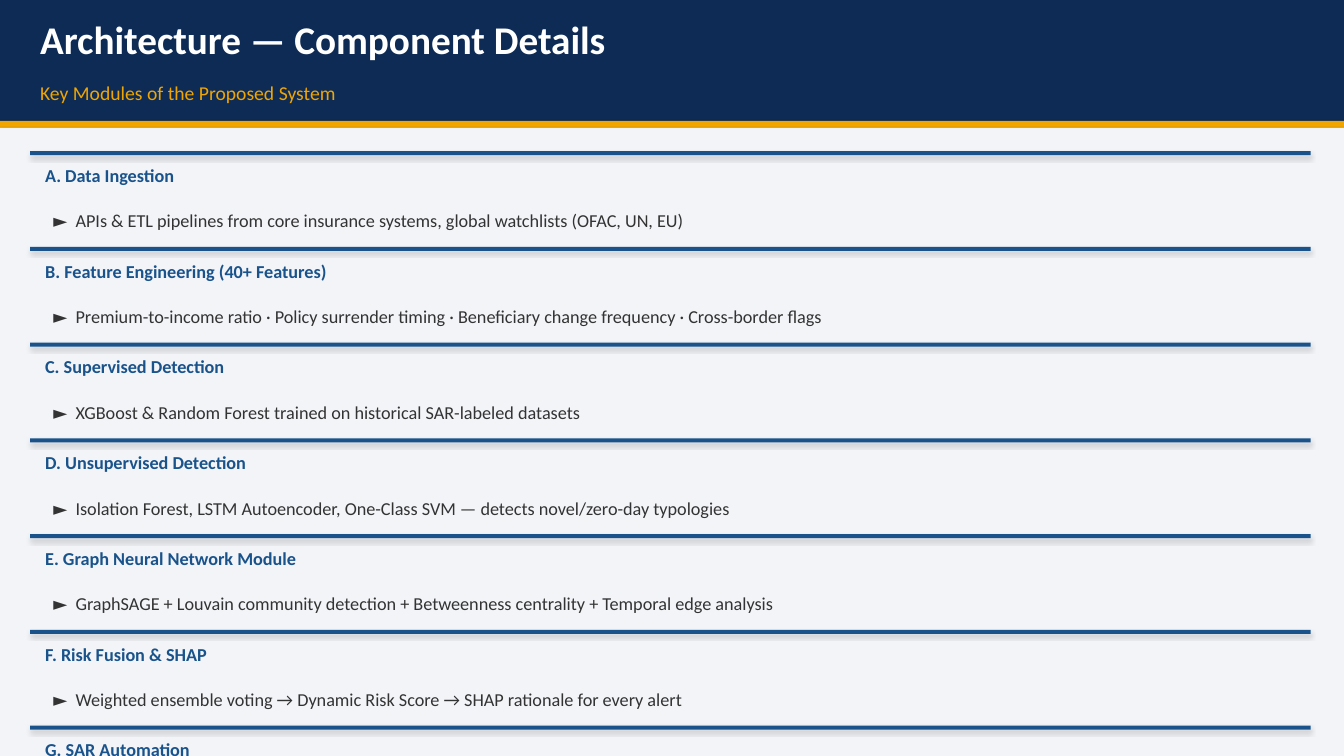
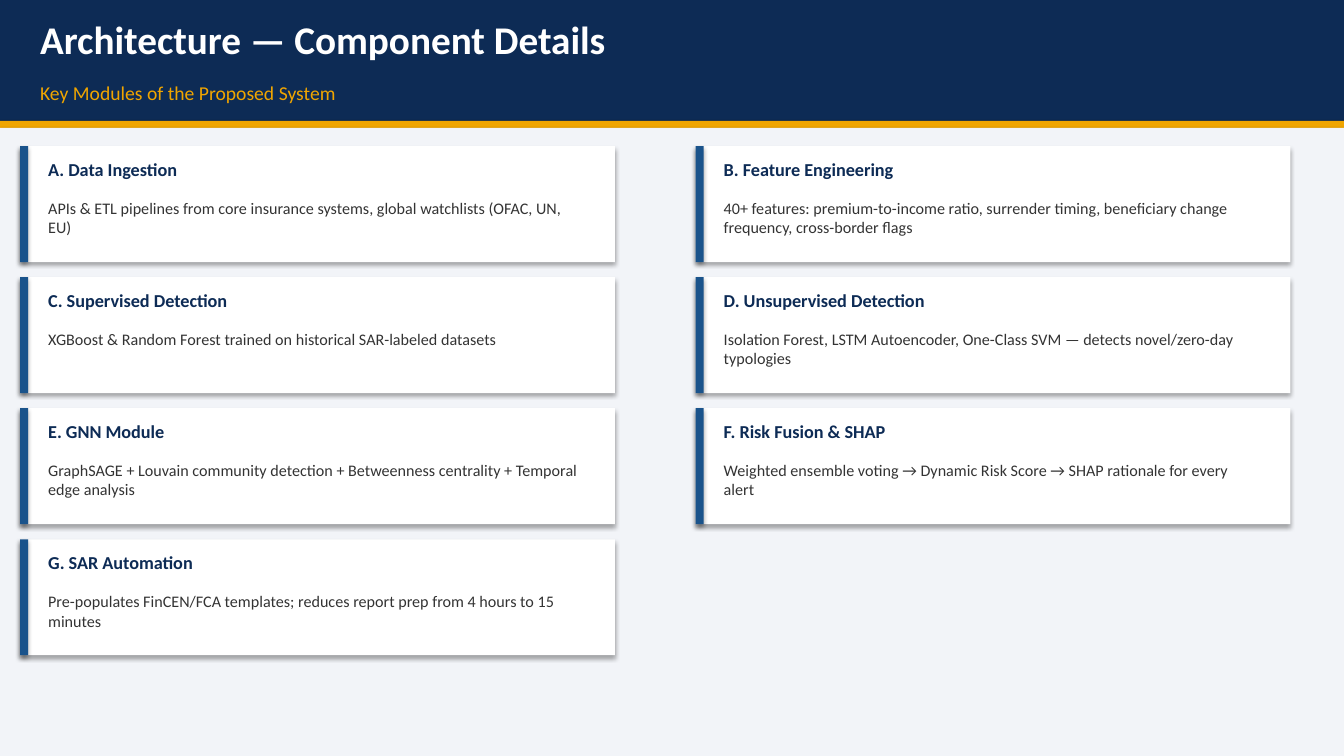
Before and after one commit to senthilsundars/hello-world, a slide deck: slide 13 of AML_Insurance_Presentation.pptx (slide 10 before the commit). Drawn at 1344x756 pixels with LibreOffice and Linux fonts; fonts in the diff are those of the drawing. Boxes give left, top, right and bottom in pixels: in the first picture for what was removed or moved away, otherwise in the second. Text is boxed around its words. In the diff, an @@ line names an element or a change of style, - is before the commit and + after.

```diff
--- a/AML_Insurance_Presentation.pptx
+++ b/AML_Insurance_Presentation.pptx
@@ rectangle: place and size @@
-rectangle at bbox=[30, 151, 1311, 155]
+rectangle at bbox=[20, 146, 615, 262]
@@ rectangle at bbox=[20, 146, 615, 262]: fill #1A538B to #FFFFFF @@
@@ rectangle added at bbox=[20, 146, 28, 262], fill #1A538B @@
@@ rectangle: place and size @@
-rectangle at bbox=[30, 247, 1311, 251]
+rectangle at bbox=[696, 146, 704, 262]
@@ rectangle added at bbox=[696, 146, 1291, 262], fill #FFFFFF @@
@@ text at bbox=[724, 163, 893, 179]: text changed; text colour #1A538B to #0D2B55 @@
-B. Feature Engineering (40+ Features)
+B. Feature Engineering
@@ text at bbox=[48, 202, 561, 235]: text changed; size 13 to 11.5 pt @@
-► APIs & ETL pipelines from core insurance systems, global watchlists (OFAC, UN, EU)
+APIs & ETL pipelines from core insurance systems, global watchlists (OFAC, UN, EU)
@@ text at bbox=[724, 203, 1227, 236]: text changed; size 13 to 11.5 pt @@
-► Premium-to-income ratio · Policy surrender timing · Beneficiary change frequency · Cross-border flags
+40+ features: premium-to-income ratio, surrender timing, beneficiary change frequency, cross-border flags
@@ rectangle: place and size @@
-rectangle at bbox=[30, 439, 1311, 443]
+rectangle at bbox=[20, 277, 28, 393]
@@ rectangle added at bbox=[20, 277, 615, 393], fill #FFFFFF @@
@@ text "C. Supervised Detection": place and size @@
-text "C. Supervised Detection" at bbox=[45, 360, 224, 376]
+text "C. Supervised Detection" at bbox=[48, 294, 227, 310]
@@ rectangle: place and size @@
-rectangle at bbox=[30, 343, 1311, 347]
+rectangle at bbox=[696, 277, 704, 393]
@@ rectangle at bbox=[696, 277, 1291, 393]: fill #1A538B to #FFFFFF @@
@@ rectangle: place and size @@
-rectangle at bbox=[30, 534, 1311, 538]
+rectangle at bbox=[696, 277, 1291, 393]
@@ text "D. Unsupervised Detection": place and size @@
-text "D. Unsupervised Detection" at bbox=[45, 456, 246, 472]
+text "D. Unsupervised Detection" at bbox=[724, 294, 924, 310]
@@ text at bbox=[48, 334, 496, 345]: text changed; size 13 to 11.5 pt @@
-► XGBoost & Random Forest trained on historical SAR-labeled datasets
+XGBoost & Random Forest trained on historical SAR-labeled datasets
@@ text at bbox=[724, 334, 1233, 367]: text changed; size 13 to 11.5 pt @@
-► Isolation Forest, LSTM Autoencoder, One-Class SVM — detects novel/zero-day typologies
+Isolation Forest, LSTM Autoencoder, One-Class SVM — detects novel/zero-day typologies
@@ rectangle added at bbox=[20, 408, 615, 524], fill #FFFFFF @@
@@ rectangle added at bbox=[20, 408, 28, 524], fill #1A538B @@
@@ rectangle added at bbox=[696, 408, 1291, 524], fill #FFFFFF @@
@@ rectangle added at bbox=[696, 408, 704, 524], fill #1A538B @@
@@ text "F. Risk Fusion & SHAP": place and size @@
-text "F. Risk Fusion & SHAP" at bbox=[45, 648, 207, 661]
+text "F. Risk Fusion & SHAP" at bbox=[724, 425, 886, 438]
@@ text added at bbox=[48, 425, 165, 438], 13 pt, text #0D2B55, bold @@
+E. GNN Module
@@ text at bbox=[48, 465, 577, 498]: text changed; size 13 to 11.5 pt @@
-► GraphSAGE + Louvain community detection + Betweenness centrality + Temporal edge analysis
+GraphSAGE + Louvain community detection + Betweenness centrality + Temporal edge analysis
@@ text at bbox=[724, 465, 1228, 495]: text changed; size 13 to 11.5 pt @@
-► Weighted ensemble voting → Dynamic Risk Score → SHAP rationale for every alert
+Weighted ensemble voting → Dynamic Risk Score → SHAP rationale for every alert
@@ rectangle added at bbox=[20, 539, 615, 655], fill #FFFFFF @@
@@ rectangle added at bbox=[20, 539, 28, 655], fill #1A538B @@
@@ text colour #1A538B to #0D2B55 in 5 elements at bbox=[48, 163, 177, 179], bbox=[48, 294, 227, 310], bbox=[724, 294, 924, 310], bbox=[724, 425, 886, 438], bbox=[48, 556, 192, 569] @@
@@ text "G. SAR Automation": place and size @@
-text "G. SAR Automation" at bbox=[35, 734, 1296, 756]
+text "G. SAR Automation" at bbox=[48, 556, 192, 569]
@@ text removed at bbox=[45, 552, 296, 568] @@
-E. Graph Neural Network Module
@@ text added at bbox=[48, 596, 554, 627], 11.5 pt, text #333333 @@
+Pre-populates FinCEN/FCA templates; reduces report prep from 4 hours to 15 minutes
@@ rectangle removed at bbox=[30, 630, 1311, 634] @@
@@ rectangle removed at bbox=[30, 726, 1311, 730] @@
```
Also in this commit, not shown: 5 other slides changed, 6 slides added, 3 slides removed.
